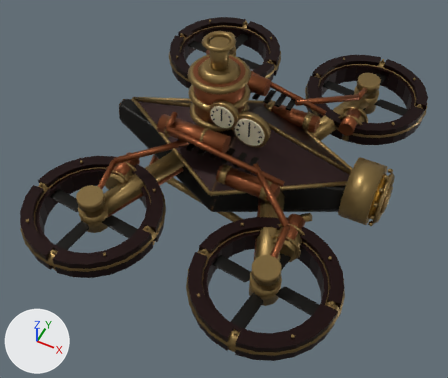
A saved change to the Blender file fractal-gas-web/web/lab/assets/sources/steampunk/drone.blend.
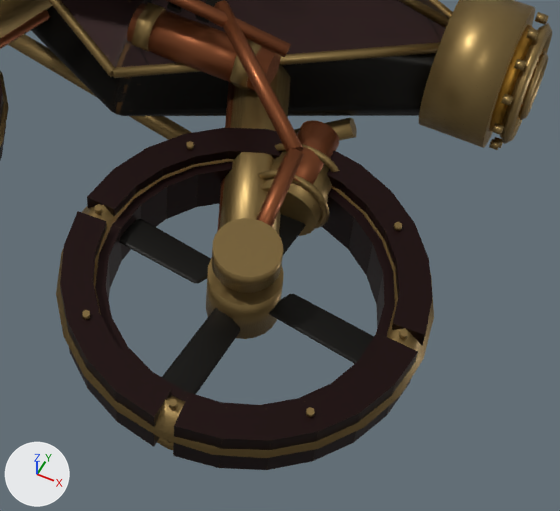
The first picture shows the older version from a 50 mm camera at (0.696, -1.543, 1.888) aimed at (0.02, -0.191, 0.198). The close-ups show the older and then the newer version on the part from 36% to 89% of the width and 43% to 100% of the height of that picture. Only the edits that show in the close-ups are written down. The lights are fixed; the arrows at lower left show +X, +Y and +Z.

The first close-up shows 'Diamond burgundy armor facet', 'Diamond pressure hull', 'Diamond side accumulator', 'Forward optical housing', 'Propeller protective shroud.002', 'Riveted rotor duct.002', 'Rotor bearing crown.002', 'Rotor motor hub.002', 'Rotor suspension arm.002', 'Segmented pressure shroud.008', 'Segmented pressure shroud.009', 'Segmented pressure shroud.010', 'Segmented pressure shroud.011', 'Twisted propeller blade.008' and 43 more.
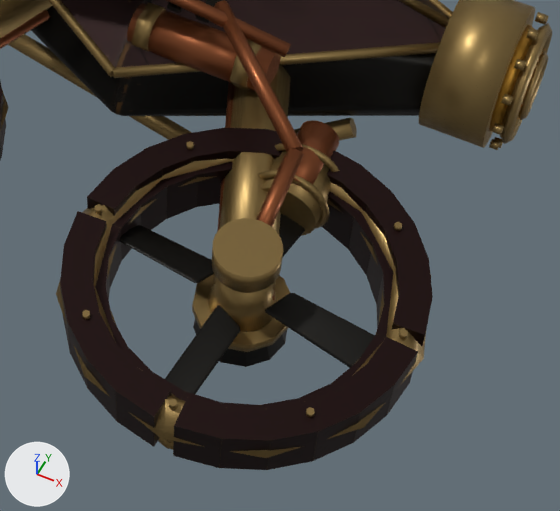
Boxes [x1, y1, x2, y2] around the edits, measured in the close-ups (560 x 511 px):
'Propeller protective shroud.002', reshaped: before [56, 159, 434, 458]; after [56, 159, 431, 458]
'Twisted propeller blade.008', reshaped (7% taller): before [269, 294, 374, 364]; after [265, 293, 375, 368]
'Rotor motor hub.002', reshaped: before [206, 258, 283, 339]; after [208, 279, 278, 332]
'Rotor drive retaining collar.002', added (brown): after [192, 274, 290, 352]
'Rotor lower drive housing.002', added: after [193, 319, 287, 367]

The change, as a list of edits to the scene's bpy script:
```text
Change me_propeller_protective_shroud_002_efficient_fitting:
    used by ob_propeller_protective_shroud_002; parent = ob_drone_root; location = (0.7, -1.12, 0.49)
    remove me_propeller_protective_shroud_002_efficient_fitting.from_pydata(...)  # 96 vertices, 96 faces; spans x -0.55..0.55, y -0.55..0.55, z -0.07..0.07
    add me_propeller_protective_shroud_002_efficient_fitting.from_pydata(...)  # 48 vertices, 48 faces; spans x -0.55..0.55, y -0.55..0.55, z -0.07..0.07
    me_propeller_protective_shroud_002_efficient_fitting part 1
    48 vertices are removed from x -0.531..0.531, y -0.531..0.531, z -0.07..0.07
    96 faces are deleted
    48 new faces join them
Change me_rotor_motor_hub_002:
    where me_rotor_motor_hub_002.from_pydata(...)  # 48 vertices, 26 faces; spans x -0.11..0.11, y -0.11..0.11, z -0.09..0.09
    used by ob_rotor_motor_hub_002; parent = ob_survey_rotor_002; location = (0.0, 0.0, 0.0)
    me_rotor_motor_hub_002 part 2: all 24 vertices in x -0.11..0.11, y -0.11..0.11, z 0.09 are scaled about their middle by (0.63, 0.63, 1)
Change me_twisted_propeller_blade_008:
    used by ob_twisted_propeller_blade_008; parent = ob_survey_rotor_002; location = (0.0, 0.0, 0.0)
    remove me_twisted_propeller_blade_008.from_pydata(...)  # 8 vertices, 6 faces; spans x 0.08..0.43, y -0.09..0.05, z 0.0..0.016
    add me_twisted_propeller_blade_008.from_pydata(...)  # 8 vertices, 6 faces; spans x 0.08..0.43, y -0.09..0.05, z -0.036..0.023
    me_twisted_propeller_blade_008 part 3
    me_twisted_propeller_blade_008.vertices[1].co: (0.39, -0.09, 0.0) -> (0.39, -0.09, -0.036)
    me_twisted_propeller_blade_008.vertices[2].co: (0.43, 0.015, 0.0) -> (0.43, 0.015, 0.007)
    me_twisted_propeller_blade_008.vertices[3].co: (0.13, 0.05, 0.0) -> (0.13, 0.05, 0.003)
    me_twisted_propeller_blade_008.vertices[5].co: (0.39, -0.09, 0.016) -> (0.39, -0.09, -0.02)
    me_twisted_propeller_blade_008.vertices[6].co: (0.43, 0.015, 0.016) -> (0.43, 0.015, 0.023)
    me_twisted_propeller_blade_008.vertices[7].co: (0.13, 0.05, 0.016) -> (0.13, 0.05, 0.019)
Add me_rotor_drive_retaining_collar_002:
    me_rotor_drive_retaining_collar_002.from_pydata(...)  # a 12-sided cylinder along z spanning x -0.15..0.15, y -0.15..0.15, z -0.018..0.018
    for i in [*range(2, 14)]: me_rotor_drive_retaining_collar_002.polygons[i].use_smooth = True
    me_rotor_drive_retaining_collar_002.materials.append(mat_machined_brass)
Add me_rotor_lower_drive_housing_002:
    me_rotor_lower_drive_housing_002.from_pydata(...)  # a 12-sided cut cone along z (radius 0.145 at the low end, 0.1 at the high end) spanning x -0.145..0.145, y -0.145..0.145, z -0.07..0.07
    for i in [*range(2, 14)]: me_rotor_lower_drive_housing_002.polygons[i].use_smooth = True
    me_rotor_lower_drive_housing_002.materials.append(mat_riveted_iron)
Add ob_rotor_drive_retaining_collar_002:
    ob_rotor_drive_retaining_collar_002 = bpy.data.objects.new('Rotor drive retaining collar.002', me_rotor_drive_retaining_collar_002)
    ob_rotor_drive_retaining_collar_002.parent = ob_drone_root
    ob_rotor_drive_retaining_collar_002.location = (0.7, -1.12, 0.38)
Add ob_rotor_lower_drive_housing_002:
    ob_rotor_lower_drive_housing_002 = bpy.data.objects.new('Rotor lower drive housing.002', me_rotor_lower_drive_housing_002)
    ob_rotor_lower_drive_housing_002.parent = ob_drone_root
    ob_rotor_lower_drive_housing_002.location = (0.7, -1.12, 0.34)
```
